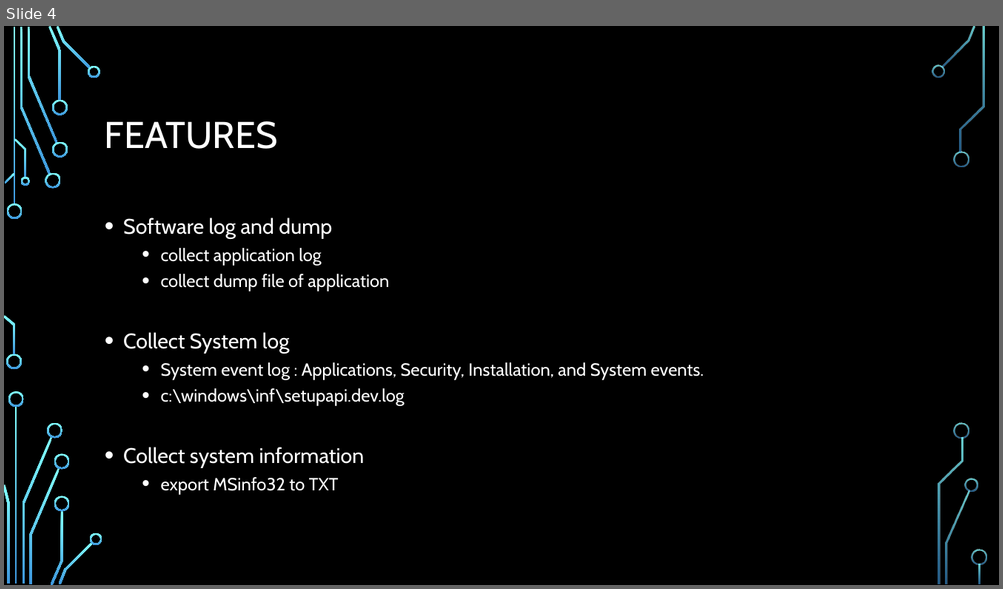
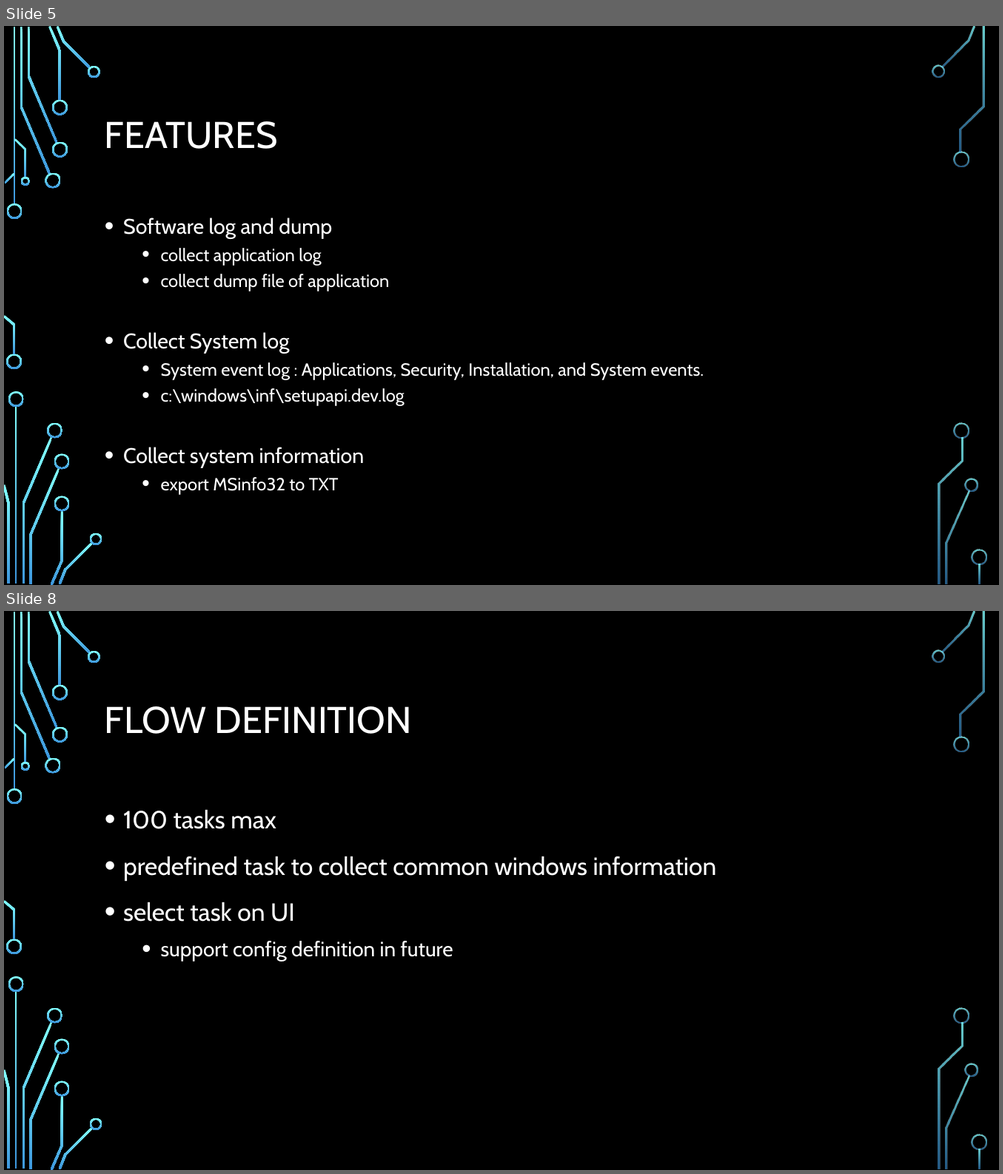
Before and after one commit to smokingpc/ddt, a slide deck: doc/Overview.pptx. Shown one above the other, each under a label of ours: slide 4 before the commit, slides 5 and 8 after it; the slides between them are not shown. The pictures are 1003x589 and 1003x1174 pixels, drawn with LibreOffice and Linux fonts; fonts in the diff are those of the drawing; background and template pictures are left out. Boxes give left, top, right and bottom in pixels: in the first picture for what was removed or moved away, otherwise in the second. Text is boxed around its words. In the diff, an @@ line names an element or a change of style, - is before the commit and + after.

```diff
--- a/doc/Overview.pptx
+++ b/doc/Overview.pptx
@@ slide 8 added at bbox=[4, 611, 999, 1170], background picture (left out); not listed: 36 template elements that a slide beside it also shows @@
@@ title added at bbox=[105, 706, 412, 734], 36 pt, text #FFFFFF @@
+FLOW DEFINITION
@@ text added at bbox=[123, 809, 717, 962], 24 pt, text #FFFFFF @@
+• 100 tasks max
+• predefined task to collect common windows information
+• select task on UI
+  • support config definition in future
@@ what was slide 4 is now slide 5 @@
```
Also in this commit, not shown: 2 slides changed, 5 other slides added, 5 slides removed, 2 other files.
